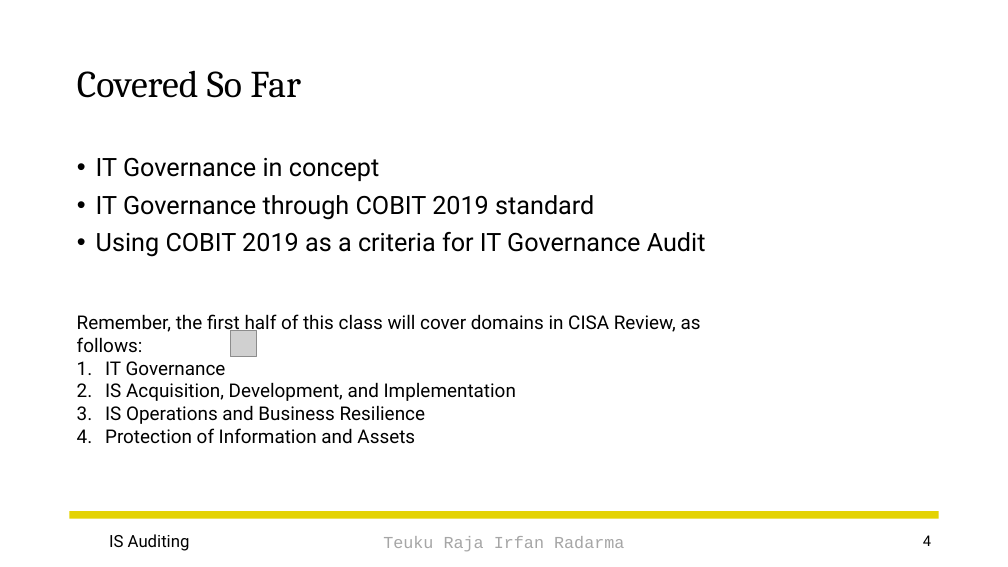
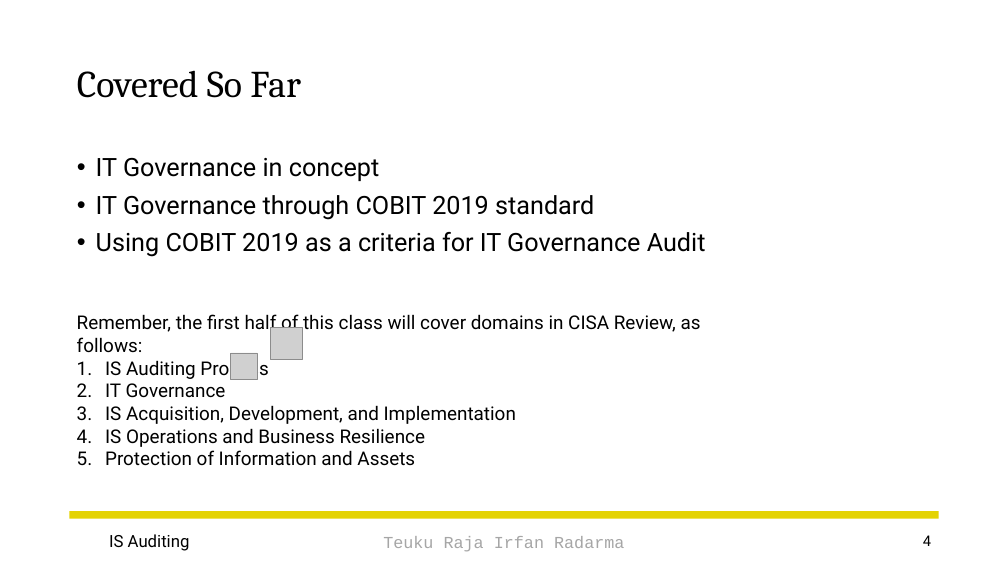
Before and after one commit to irfanradarma/Audit-SI, a slide deck: slide 4 of Slides/03 - IS Acquisition & Development.pptx. Drawn at 1008x567 pixels with LibreOffice and Linux fonts; fonts in the diff are those of the drawing; grey boxes stand for pictures; background and template pictures are left out. Boxes give left, top, right and bottom in pixels: in the first picture for what was removed or moved away, otherwise in the second. Text is boxed around its words. In the diff, an @@ line names an element or a change of style, - is before the commit and + after.

```diff
--- a/Slides/03 - IS Acquisition & Development.pptx
+++ b/Slides/03 - IS Acquisition & Development.pptx
@@ picture added at [271, 328, 302, 359] @@
@@ text at [105, 357, 268, 380]: paragraph added @@
+1. IS Auditing Process
@@ picture: place and size @@
-picture at [230, 330, 256, 357]
+picture at [231, 353, 257, 380]
```
Also in this commit, not shown: 3 other slides changed, 18 slides added, 2 other files.
